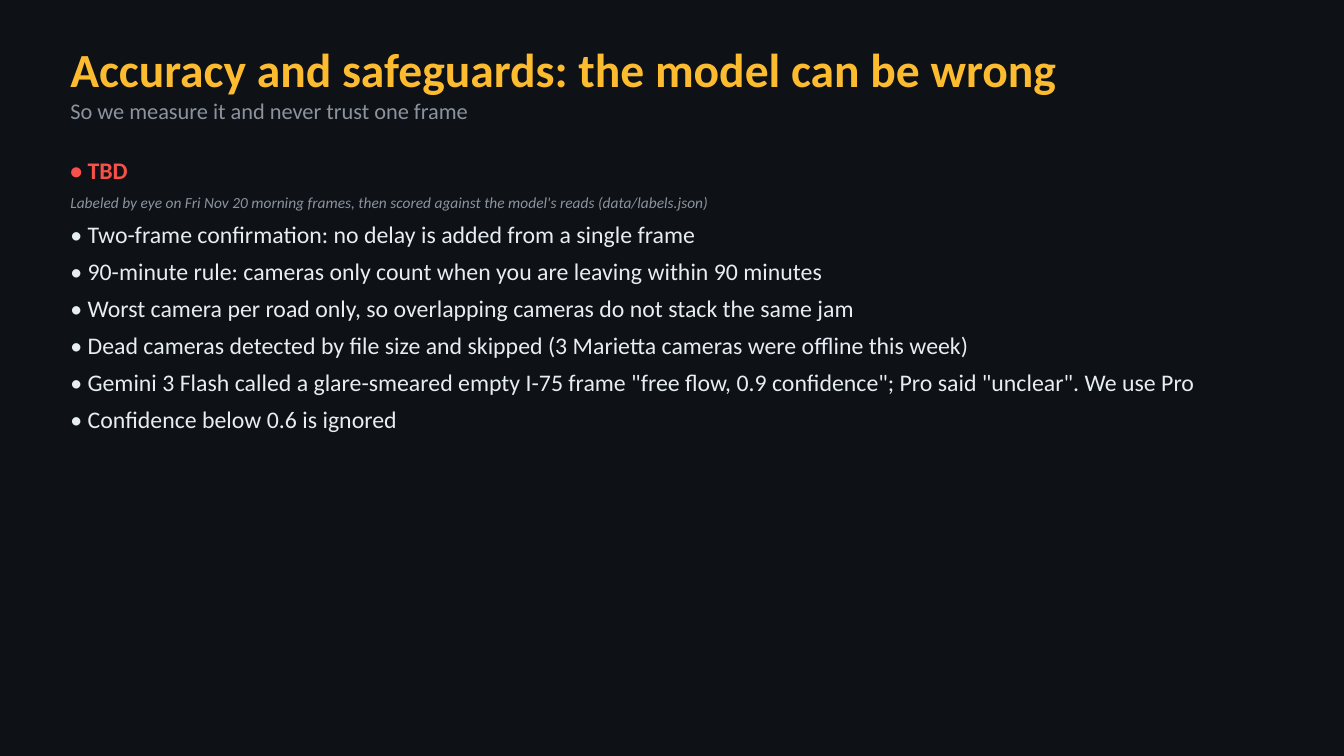
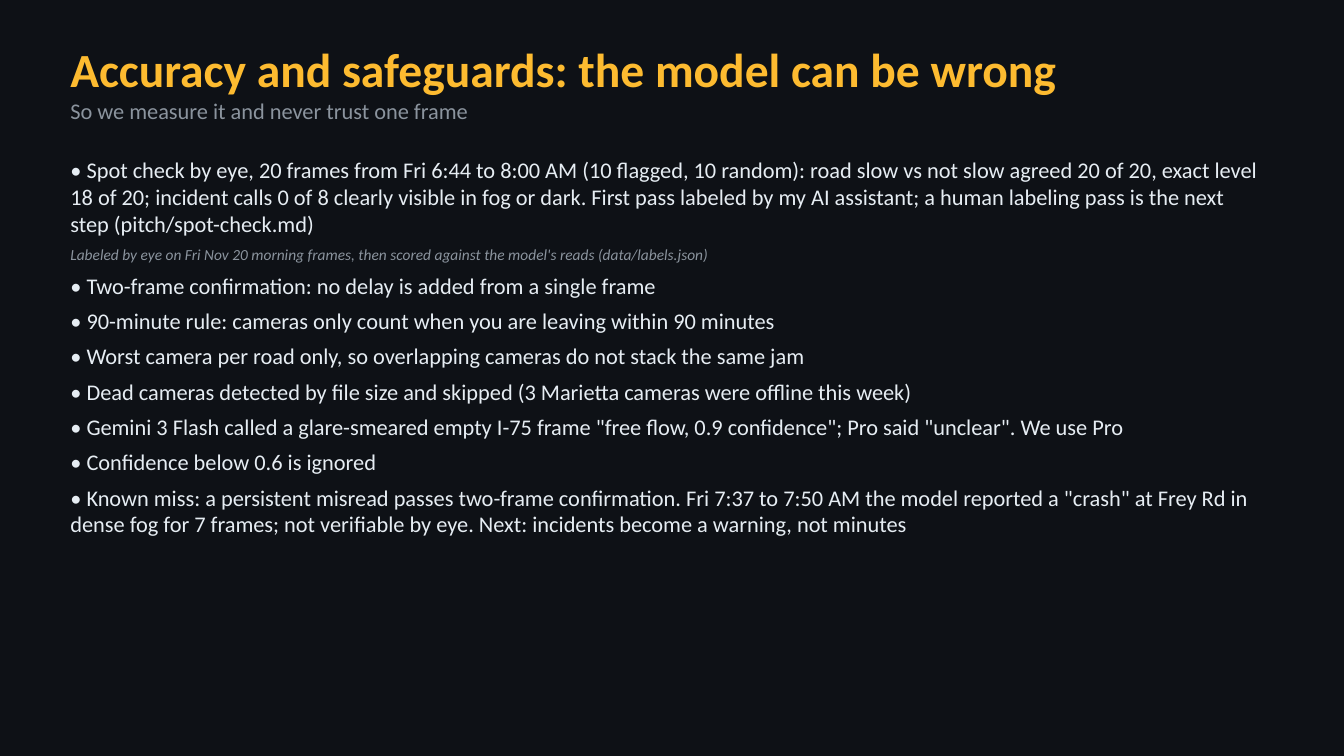
Before and after one commit to Anphamthanh/owl-commute, a slide deck: slide 6 of deck/Owl Commute.pptx. Drawn at 1344x756 pixels with LibreOffice and Linux fonts; fonts in the diff are those of the drawing. Boxes give left, top, right and bottom in pixels: in the first picture for what was removed or moved away, otherwise in the second. Text is boxed around its words. In the diff, an @@ line names an element or a change of style, - is before the commit and + after.

Commit message:
Add the Friday spot check and its result to the accuracy slide

```diff
--- a/deck/Owl Commute.pptx
+++ b/deck/Owl Commute.pptx
@@ text at (x1=70, y1=162, x2=1257, y2=236): text changed; size 17 to 16 pt; text colour #F85149 to #E6EDF3; bold off @@
-• TBD
+• Spot check by eye, 20 frames from Fri 6:44 to 8:00 AM (10 flagged, 10 random): road slow vs not slow agreed 20 of 20, exact level 18 of 20; incident calls 0 of 8 clearly visible in fog or dark. First pass labeled by my AI assistant; a human labeling pass is the next step (pitch/spot-check.md)
@@ text at (x1=87, y1=278, x2=1123, y2=474): size 17 to 16 pt in "• Two-frame confirmation: no delay is added ...", "• 90-minute rule: cameras only count when ...", "• Worst camera per road only, so ...", "• Dead cameras detected by file size ..." and 2 more places @@
@@ text at (x1=70, y1=490, x2=1248, y2=536): paragraph added @@
+• Known miss: a persistent misread passes two-frame confirmation. Fri 7:37 to 7:50 AM the model reported a "crash" at Frey Rd in dense fog for 7 frames; not verifiable by eye. Next: incidents become a warning, not minutes
```
Also in this commit, not shown: 3 other files.
